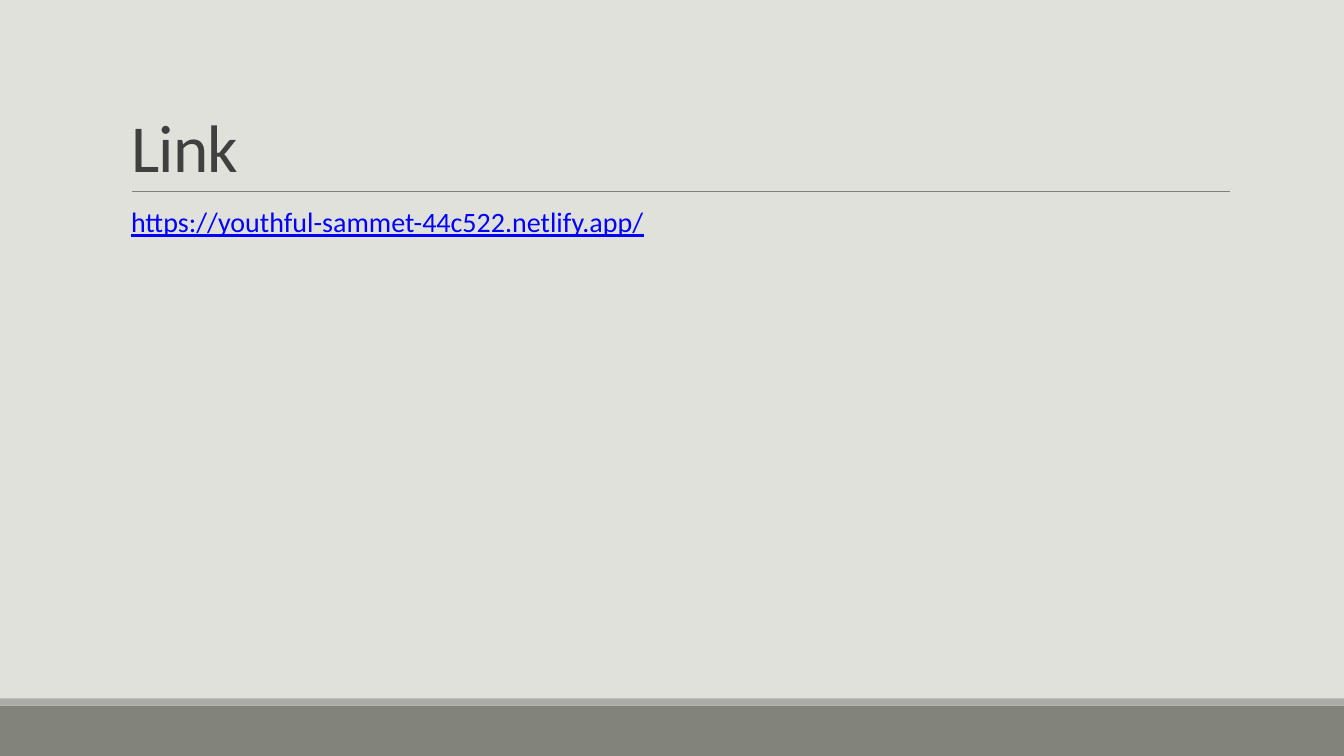
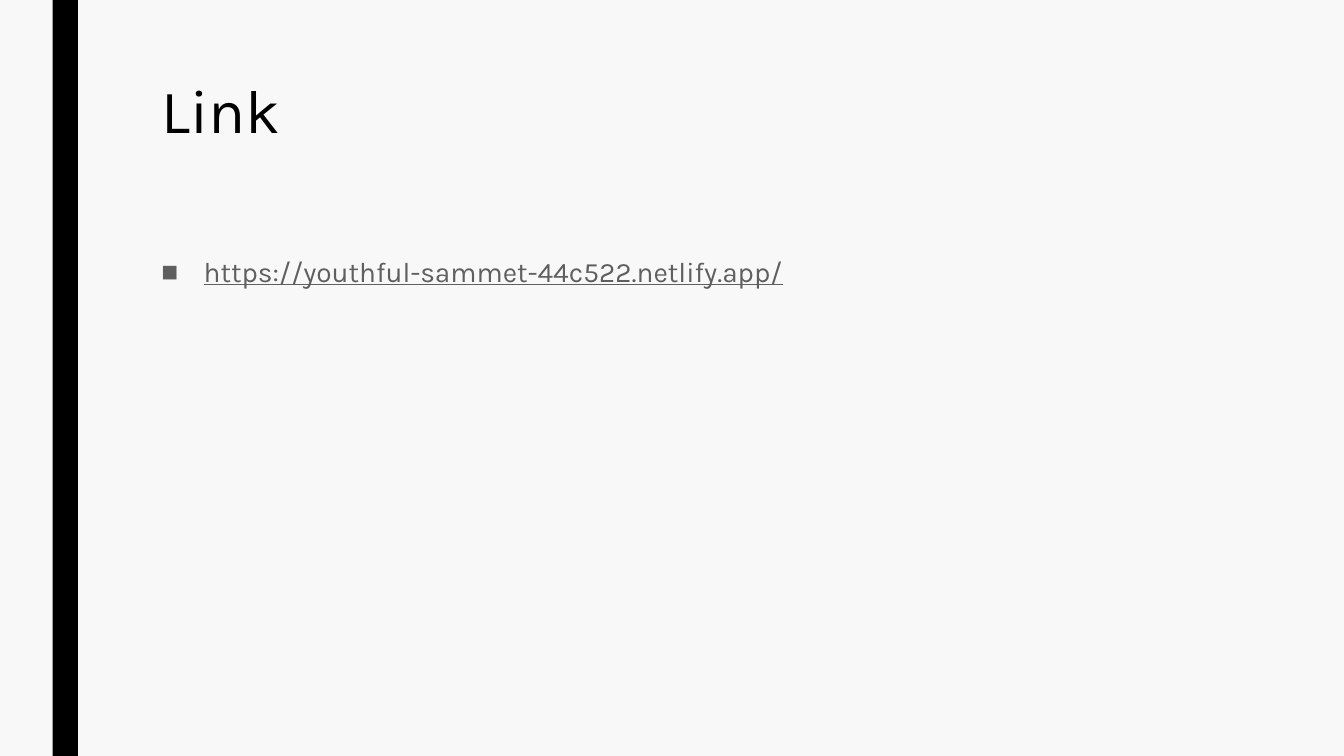
Before and after one commit to annisaaadindra/quotes-web-app, a slide deck: slide 2 of Annisaa Adindra Daulay.pptx. Drawn at 1344x756 pixels with LibreOffice and Linux fonts; fonts in the diff are those of the drawing. Boxes give left, top, right and bottom in pixels: in the first picture for what was removed or moved away, otherwise in the second. Text is boxed around its words. In the diff, an @@ line names an element or a change of style, - is before the commit and + after.

```diff
--- a/Annisaa Adindra Daulay.pptx
+++ b/Annisaa Adindra Daulay.pptx
@@ background #E1E1DB to #F8F8F8 @@
@@ rectangle added at <box>52,0,78,756</box>, fill #000000 @@
@@ title "Link": place and size @@
-title "Link" at <box>131,125,238,172</box>
+title "Link" at <box>161,90,280,133</box>
@@ title "Link" at <box>161,90,280,133</box>: size 48 to 44 pt, font Calibri to Karla, text colour #404040 to #000000, letter spacing -0.5 to 0 pt; line spacing 0.85 to 0.89; vertical alignment bottom to top @@
@@ line removed from (132, 192) to (1231, 192) @@
@@ text "https://youthful-sammet-44c522.netlify.app/": place and size @@
-text "https://youthful-sammet-44c522.netlify.app/" at <box>131,212,643,237</box>
+text "https://youthful-sammet-44c522.netlify.app/" at <box>204,261,783,289</box>
@@ text "https://youthful-sammet-44c522.netlify.app/" at <box>204,261,783,289</box>: font Calibri to Karla, text colour #0000FF to #5F5F5F; bullet   to ■; line spacing 0.9 to 0.94; less space between paragraphs @@
@@ rectangle removed at <box>0,706,1344,756</box> @@
@@ rectangle removed at <box>0,699,1344,706</box> @@
```
Also in this commit, not shown: 7 other slides changed, 1 other file.
